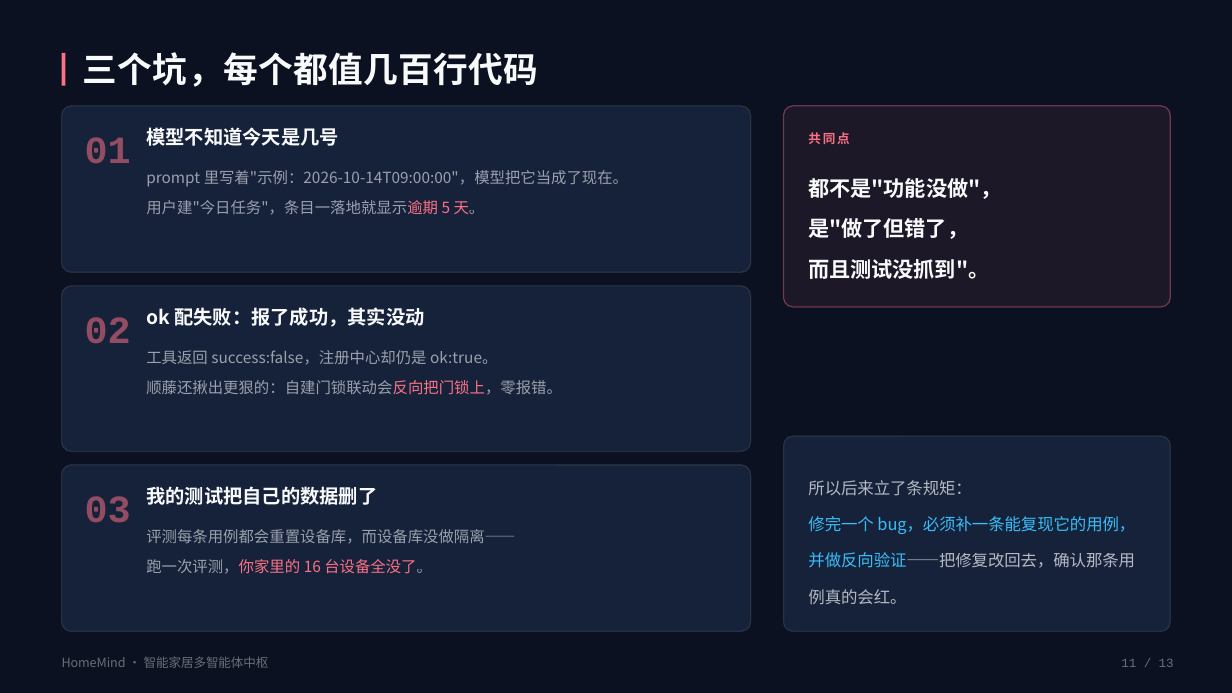
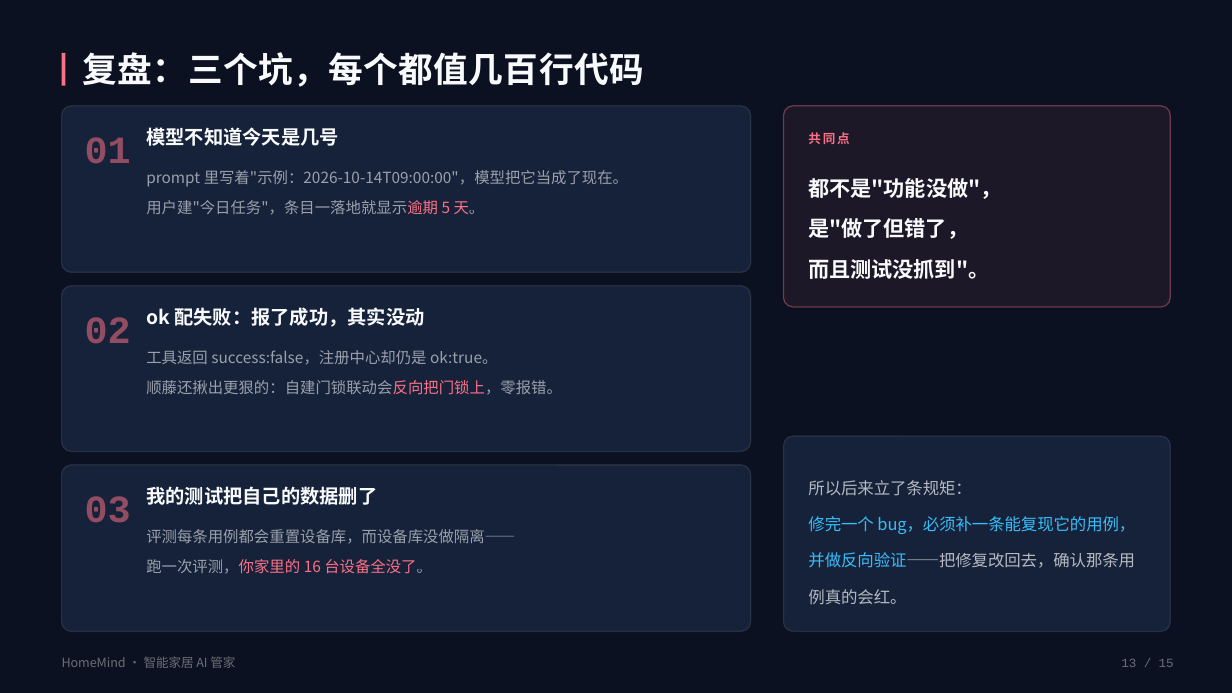
Before and after one commit to RicaedoWang/HomeMind, a slide deck: slide 13 of HomeMind答辩/HomeMind答辩.pptx (slide 11 before the commit). Drawn at 1232x693 pixels with LibreOffice and Linux fonts; fonts in the diff are those of the drawing. Boxes give left, top, right and bottom in pixels: in the first picture for what was removed or moved away, otherwise in the second. Text is boxed around its words. In the diff, an @@ line names an element or a change of style, - is before the commit and + after.

```diff
--- a/HomeMind答辩/HomeMind答辩.pptx
+++ b/HomeMind答辩/HomeMind答辩.pptx
@@ text at <box>83,52,644,87</box>: text changed @@
-三个坑，每个都值几百行代码
+复盘：三个坑，每个都值几百行代码
@@ text at <box>62,656,235,668</box>: text changed @@
-HomeMind · 智能家居多智能体中枢
+HomeMind · 智能家居 AI 管家
@@ text at <box>1121,659,1174,667</box>: text changed @@
-11 / 13
+13 / 15
```
Also in this commit, not shown: 3 other slides changed, 11 slides added, 9 slides removed, 21 other files.
